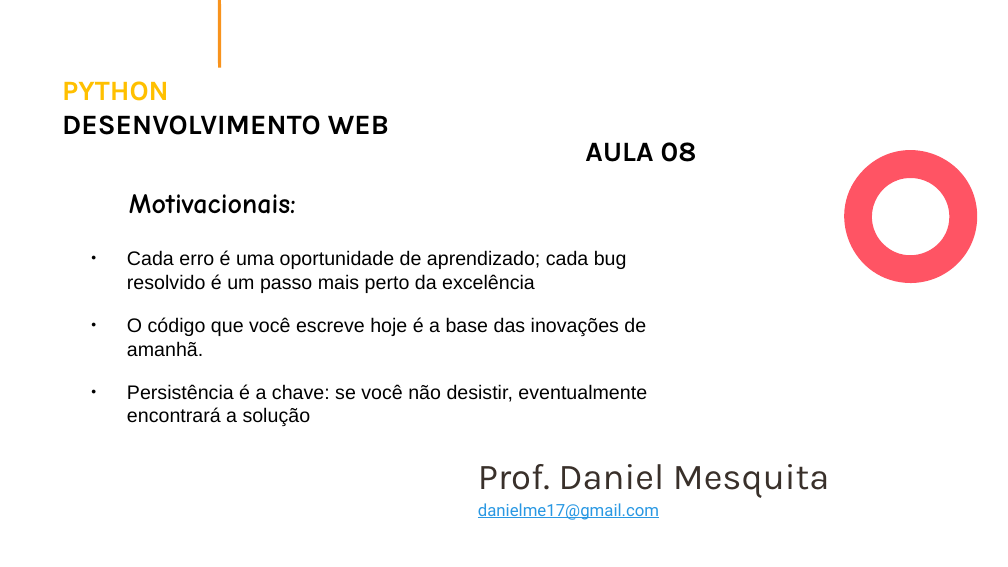
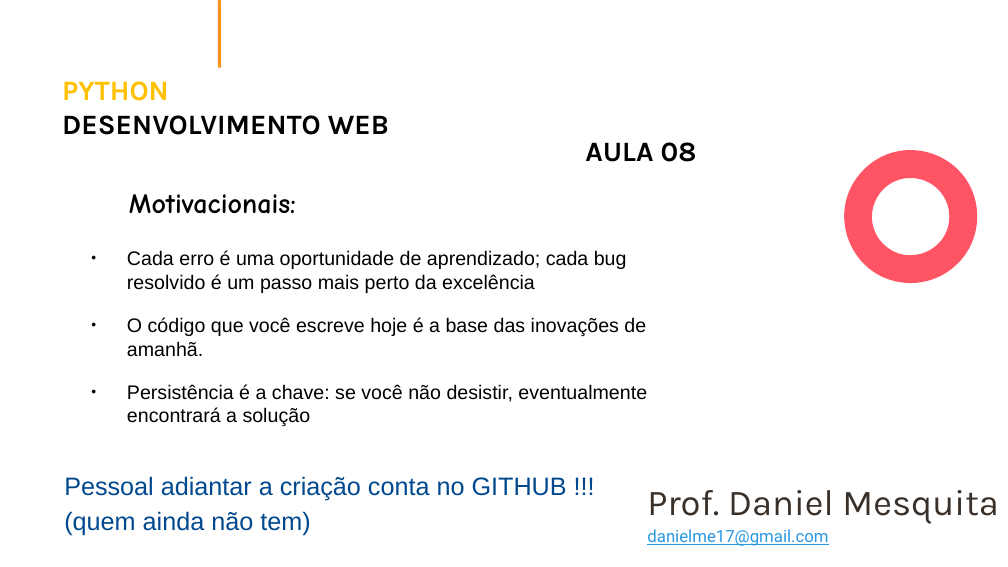
Before and after one commit to alandsilvasouza/PY2, a slide deck: slide 1 of aula08/Aula08.pptx. Drawn at 1008x567 pixels with LibreOffice and Linux fonts; fonts in the diff are those of the drawing. Boxes give left, top, right and bottom in pixels: in the first picture for what was removed or moved away, otherwise in the second. Text is boxed around its words. In the diff, an @@ line names an element or a change of style, - is before the commit and + after.

```diff
--- a/aula08/Aula08.pptx
+++ b/aula08/Aula08.pptx
@@ text added at (64,476,567,536), 18 pt, text #01498E @@
+Pessoal adiantar a criação conta no GITHUB !!!
+(quem ainda não tem)
@@ subtitle "Prof. Daniel Mesquita danielme17@gmail.com": place and size @@
-subtitle "Prof. Daniel Mesquita danielme17@gmail.com" at (478,464,829,520)
+subtitle "Prof. Daniel Mesquita danielme17@gmail.com" at (647,490,998,546)
```
Also in this commit, not shown: 3 other slides changed, 3 slides added, 2 other files.
